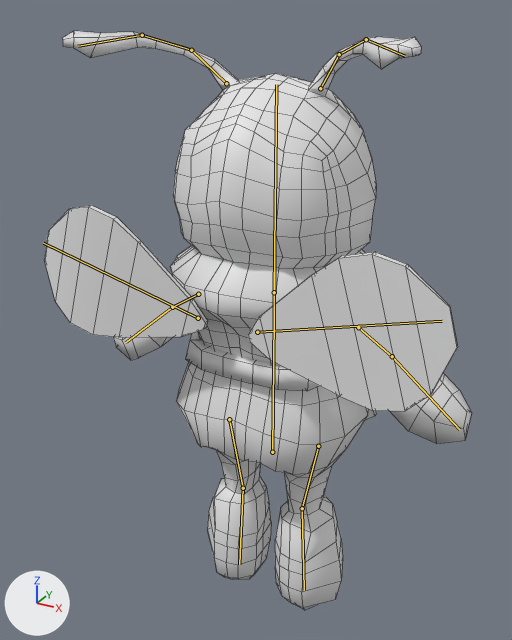
The FBX model Assets/Artists/Elena/Models/Bee playerAni.fbx as it was, and as the next commit left it.
Both versions are drawn from a camera (50 mm lens) standing at (1.6, -3.11, 3.6) and looking at (-0.04, -0.13, 2.11). Lighting does not change. The marker at lower left points along +X, +Y and +Z. The first picture is the older version. The bones that change, and the others that lie on the model, are drawn over the model as lines. Mesh edges are drawn as thin lines.

In view in the first picture: 'player'.
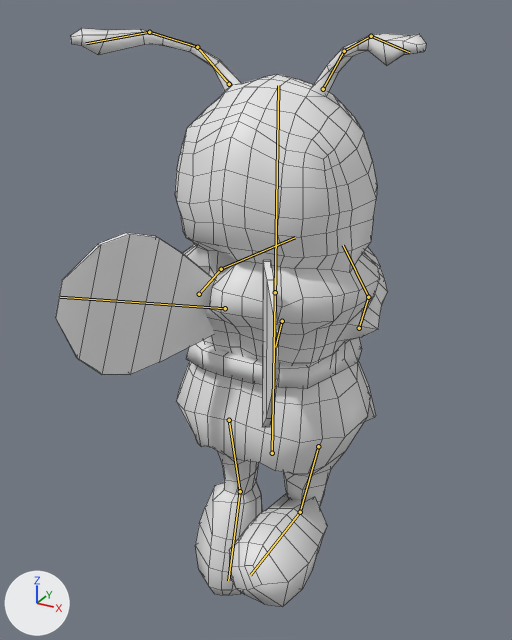
The newer file adds an action. The first version stands in its rest pose; the second is drawn at frame 10 of the action 'Armature|Axe'.

Boxes (x1, y1, x2, y2) around the edits, measured in the pictures (512 x 640 px):
'player', posed (13% narrower)
    before: (44, 31, 472, 610)
    after: (55, 28, 426, 607)
bone 'Bone', root to tip
    before: (272, 452) to (274, 272)
    after: (272, 453) to (275, 272)
bone 'Bone.002.L', root to tip
    before: (198, 294) to (172, 307)
    after: (199, 294) to (221, 269)
bone 'Bone.003.L', root to tip
    before: (172, 307) to (125, 342)
    after: (221, 269) to (295, 237)
bone 'Bone.004.L', root to tip
    before: (229, 419) to (243, 488)
    after: (229, 420) to (240, 491)
bone 'Bone.005.L', root to tip
    before: (243, 488) to (239, 564)
    after: (240, 491) to (228, 580)
bone 'Bone.006.L', root to tip
    before: (226, 83) to (191, 50)
    after: (229, 84) to (197, 47)
bone 'Bone.007.L', root to tip
    before: (191, 50) to (142, 35)
    after: (197, 47) to (149, 32)
bone 'Bone.002.R', root to tip
    before: (358, 327) to (392, 356)
    after: (359, 328) to (368, 297)
bone 'Bone.003.R', root to tip
    before: (392, 356) to (459, 429)
    after: (368, 297) to (343, 245)
bone 'Bone.004.R', root to tip
    before: (318, 446) to (302, 508)
    after: (318, 446) to (300, 512)
bone 'Bone.005.R', root to tip
    before: (302, 508) to (304, 590)
    after: (300, 512) to (250, 575)
bone 'Bone.006.R', root to tip
    before: (320, 88) to (339, 54)
    after: (323, 89) to (344, 51)
bone 'Bone.007.R', root to tip
    before: (339, 54) to (366, 39)
    after: (344, 51) to (371, 36)
bone 'Bone.009.L', root to tip
    before: (198, 318) to (43, 243)
    after: (225, 308) to (60, 297)
bone 'Bone.009.R', root to tip
    before: (257, 332) to (442, 321)
    after: (282, 321) to (275, 347)

What the commit changed:
Bone 'Bone' (bone_bone) moves from (0.0, 0.0, 0.0) to (-0.001, -0.006, 0.002).
Bone 'Bone' (bone_bone) turns from (0, 0, 0) to (-1, 0, 0) degrees about its own x, y and z.
Bone 'Bone.002.L' (bone_bone_002_l) turns from (0, 0, 0) to (-114, -14, 14) degrees about its own x, y and z.
Bone 'Bone.003.L' (bone_bone_003_l) turns from (0, 0, 0) to (-21, 28, 8) degrees about its own x, y and z.
Bone 'Bone.004.L' (bone_bone_004_l) turns from (0, 0, 0) to (3, -10, -1) degrees about its own x, y and z.
Bone 'Bone.005.L' (bone_bone_005_l) turns from (0, 0, 0) to (7, 0, 1) degrees about its own x, y and z.
Bone 'Bone.006.L' (bone_bone_006_l) turns from (0, 0, 0) to (-8, 6, -4) degrees about its own x, y and z.
Bone 'Bone.007.L' (bone_bone_007_l) turns from (0, 0, 0) to (4, -9, 7) degrees about its own x, y and z.
Bone 'Bone.002.R' (bone_bone_002_r) turns from (0, 0, 0) to (-114, 14, -14) degrees about its own x, y and z.
Bone 'Bone.003.R' (bone_bone_003_r) turns from (0, 0, 0) to (-21, -28, -8) degrees about its own x, y and z.
Bone 'Bone.004.R' (bone_bone_004_r) turns from (0, 0, 0) to (3, 10, 1) degrees about its own x, y and z.
Bone 'Bone.005.R' (bone_bone_005_r) turns from (0, 0, 0) to (86, -10, 7) degrees about its own x, y and z.
Bone 'Bone.006.R' (bone_bone_006_r) turns from (0, 0, 0) to (-8, -6, 4) degrees about its own x, y and z.
Bone 'Bone.007.R' (bone_bone_007_r) turns from (0, 0, 0) to (4, 9, -7) degrees about its own x, y and z.
Bone 'Bone.009.L' (bone_bone_009_l) moves from (0.0, 0.0, 0.0) to (-0.004, -0.041, -0.251).
Bone 'Bone.009.L' (bone_bone_009_l) turns from (0, 0, 0) to (59, 12, 14) degrees about its own x, y and z.
Bone 'Bone.009.R' (bone_bone_009_r) moves from (0.0, 0.0, 0.0) to (0.004, -0.041, -0.251).
Bone 'Bone.009.R' (bone_bone_009_r) turns from (0, 0, 0) to (57, -12, -13) degrees about its own x, y and z.
